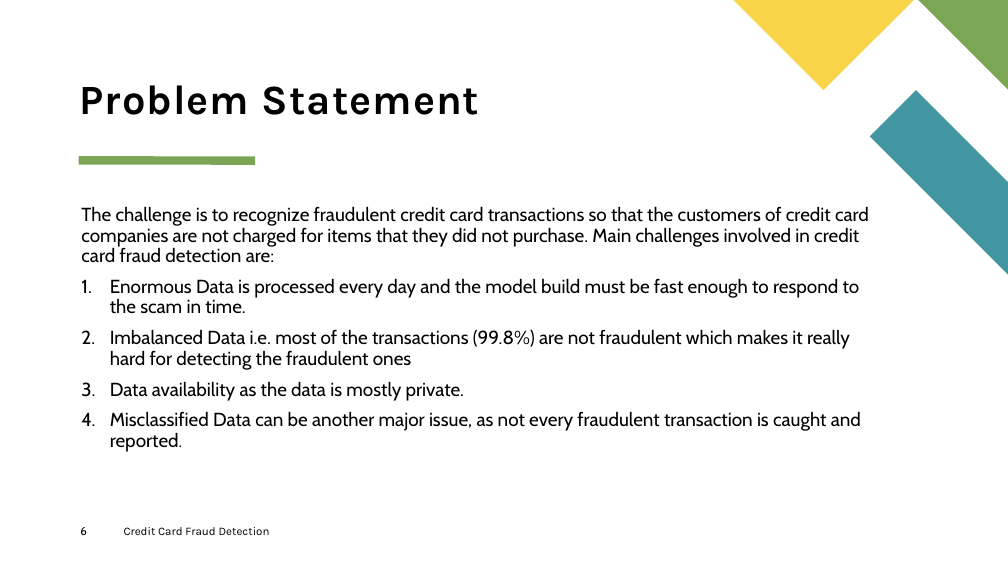
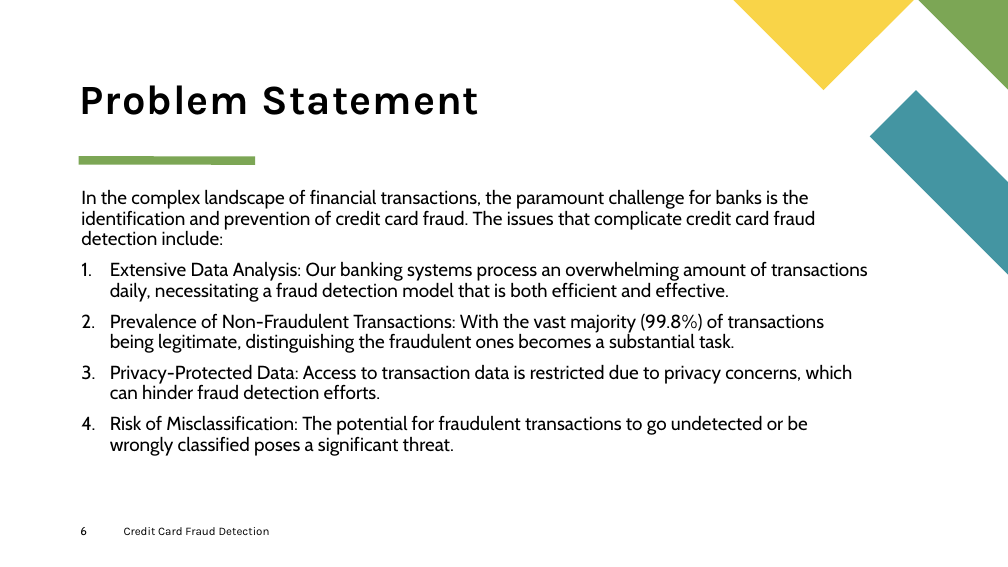
Before and after one commit to dmusili/creditcardfrauddetection, a slide deck: slide 6 of Credit Card Fraud Detection.pptx. Drawn at 1008x567 pixels with LibreOffice and Linux fonts; fonts in the diff are those of the drawing. Boxes give left, top, right and bottom in pixels: in the first picture for what was removed or moved away, otherwise in the second. Text is boxed around its words. In the diff, an @@ line names an element or a change of style, - is before the commit and + after.

```diff
--- a/Credit Card Fraud Detection.pptx
+++ b/Credit Card Fraud Detection.pptx
@@ text at [81, 189, 868, 435]: text changed @@
-The challenge is to recognize fraudulent credit card transactions so that the customers of credit card companies are not charged for items that they did not purchase. Main challenges involved in credit card fraud detection are:
-1. Enormous Data is processed every day and the model build must be fast enough to respond to the scam in time.
-2. Imbalanced Data i.e. most of the transactions (99.8%) are not fraudulent which makes it really hard for detecting the fraudulent ones
-3. Data availability as the data is mostly private.
-4. Misclassified Data can be another major issue, as not every fraudulent transaction is caught and reported.
+In the complex landscape of financial transactions, the paramount challenge for banks is the identification and prevention of credit card fraud. The issues that complicate credit card fraud detection include:
+1. Extensive Data Analysis: Our banking systems process an overwhelming amount of transactions daily, necessitating a fraud detection model that is both efficient and effective.
+2. Prevalence of Non-Fraudulent Transactions: With the vast majority (99.8%) of transactions being legitimate, distinguishing the fraudulent ones becomes a substantial task.
+3. Privacy-Protected Data: Access to transaction data is restricted due to privacy concerns, which can hinder fraud detection efforts.
+4. Risk of Misclassification: The potential for fraudulent transactions to go undetected or be wrongly classified poses a significant threat.
```
Also in this commit, not shown: 8 other slides changed, 1 slide removed.
